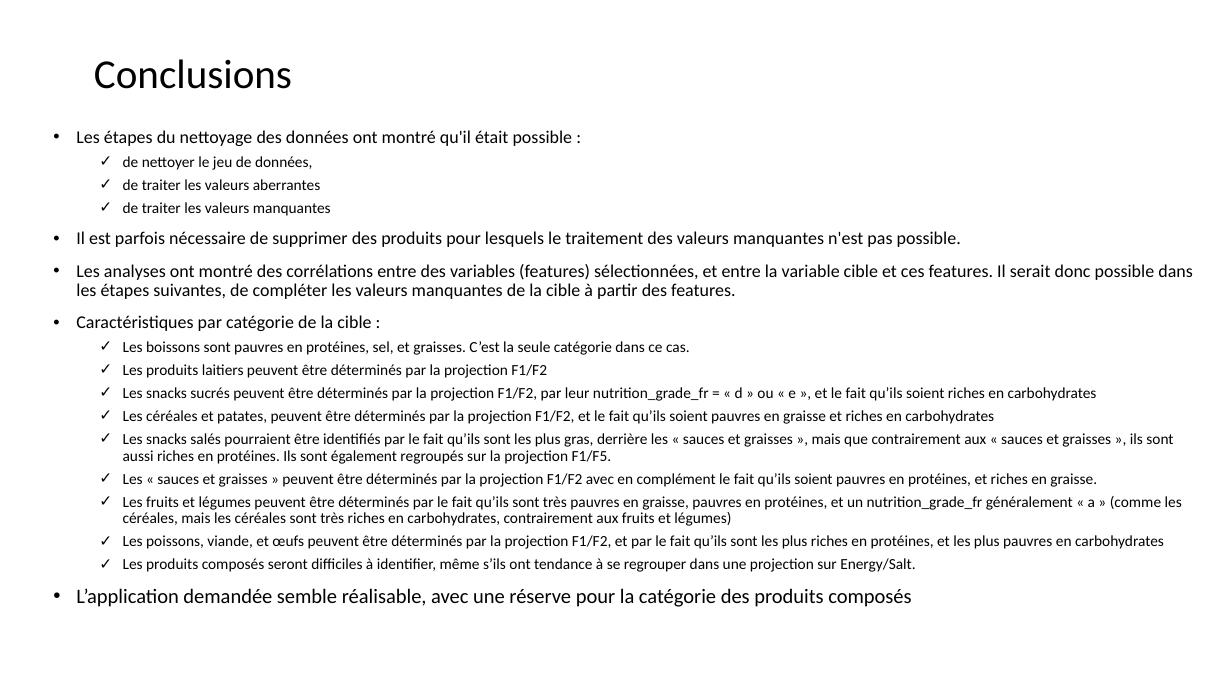
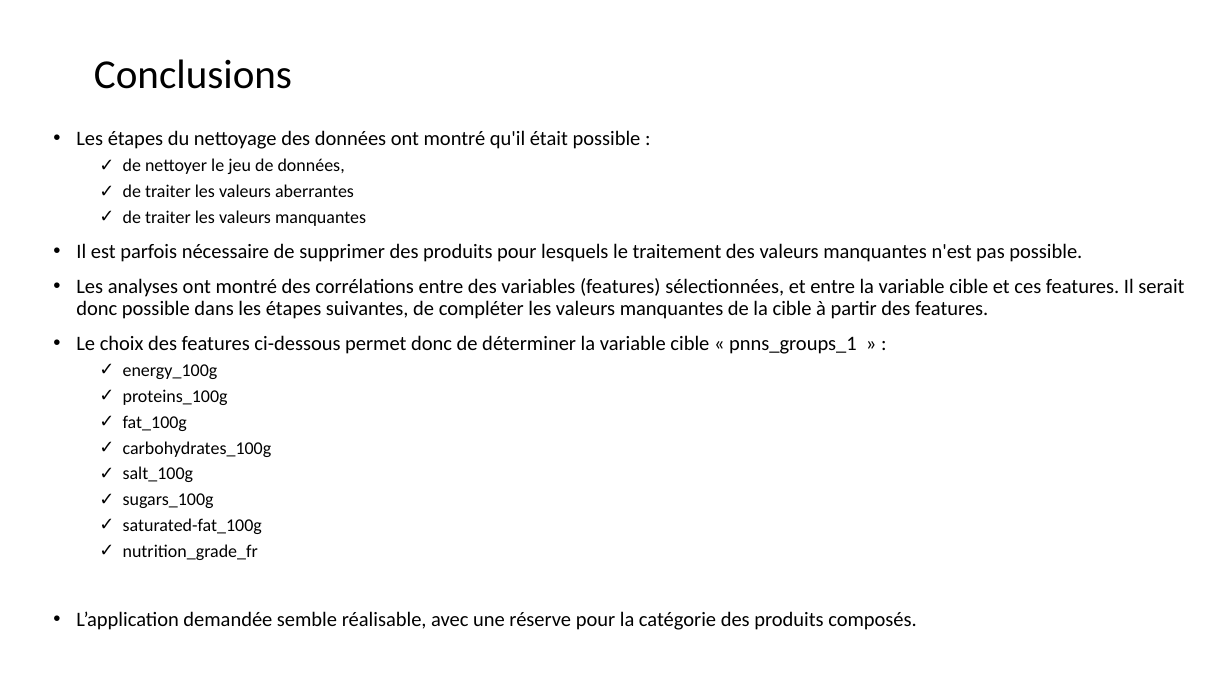
Before and after one commit to ludovic-source/Data_scientist_formation, a slide deck: slide 13 of projet_3/Chimier_Ludovic_1_presentation_092024.pptx. Drawn at 1232x693 pixels with LibreOffice and Linux fonts; fonts in the diff are those of the drawing. Boxes give left, top, right and bottom in pixels: in the first picture for what was removed or moved away, otherwise in the second. Text is boxed around its words. In the diff, an @@ line names an element or a change of style, - is before the commit and + after.

```diff
--- a/projet_3/Chimier_Ludovic_1_presentation_092024.pptx
+++ b/projet_3/Chimier_Ludovic_1_presentation_092024.pptx
@@ text at (76,130,1184,319): size 14 to 16 pt in "Les étapes du nettoyage des données ont ...", "Il est parfois nécessaire de supprimer des ...", "Les analyses ont montré des corrélations entre ..."; size 12 to 14 pt in "de nettoyer le jeu de données,", "de traiter les valeurs aberrantes", "de traiter les valeurs manquantes" @@
@@ text at (76,335,917,630): text changed; size 12 to 16 pt @@
-• Caractéristiques par catégorie de la cible :
-  ✓ Les boissons sont pauvres en protéines, sel, et graisses. C’est la seule catégorie dans ce cas.
-  ✓ Les produits laitiers peuvent être déterminés par la projection F1/F2
-  ✓ Les snacks sucrés peuvent être déterminés par la projection F1/F2, par leur nutrition_grade_fr = « d » ou « e », et le fait qu’ils soient riches en carbohydrates
-  ✓ Les céréales et patates, peuvent être déterminés par la projection F1/F2, et le fait qu’ils soient pauvres en graisse et riches en carbohydrates
-  ✓ Les snacks salés pourraient être identifiés par le fait qu’ils sont les plus gras, derrière les « sauces et graisses », mais que contrairement aux « sauces et graisses », ils sont aussi riches en protéines. Ils sont également regroupés sur la projection F1/F5.
-  ✓ Les « sauces et graisses » peuvent être déterminés par la projection F1/F2 avec en complément le fait qu’ils soient pauvres en protéines, et riches en graisse.
-  ✓ Les fruits et légumes peuvent être déterminés par le fait qu’ils sont très pauvres en graisse, pauvres en protéines, et un nutrition_grade_fr généralement « a » (comme les céréales, mais les céréales sont très riches en carbohydrates, contrairement aux fruits et légumes)
-  ✓ Les poissons, viande, et œufs peuvent être déterminés par la projection F1/F2, et par le fait qu’ils sont les plus riches en protéines, et les plus pauvres en carbohydrates
-  ✓ Les produits composés seront difficiles à identifier, même s’ils ont tendance à se regrouper dans une projection sur Energy/Salt.
-• L’application demandée semble réalisable, avec une réserve pour la catégorie des produits composés
+• Le choix des features ci-dessous permet donc de déterminer la variable cible « pnns_groups_1 » :
+  ✓ energy_100g
+  ✓ proteins_100g
+  ✓ fat_100g
+  ✓ carbohydrates_100g
+  ✓ salt_100g
+  ✓ sugars_100g
+  ✓ saturated-fat_100g
+  ✓ nutrition_grade_fr
+• L’application demandée semble réalisable, avec une réserve pour la catégorie des produits composés.
```
Also in this commit, not shown: 9 other slides changed.
